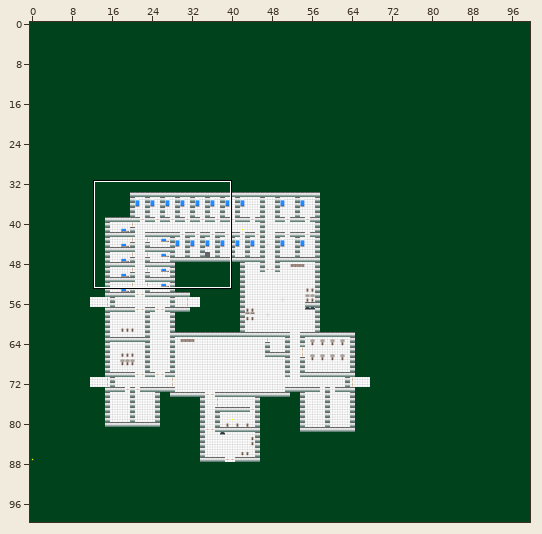
One commit to this Tiled map: ALPHA TEX/world5beta2.tmx. Above, an overview of the earlier version with the close-up marked.
Close-up. As it was:
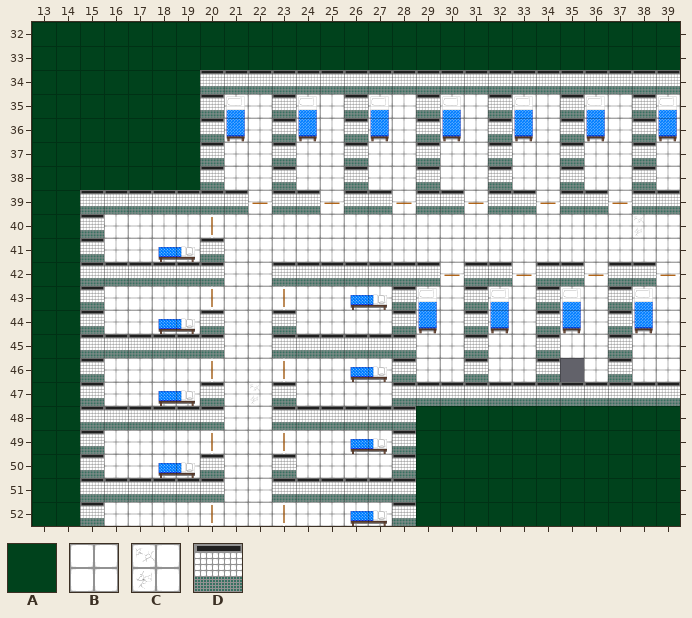
Cells are 64x64 px. Shown: x 13..39, y 32..52. The commit also changed other parts of the map, which this record leaves out.
Key: from "alpha_sprite_sheet": A 8; from "floor_wall_sheet": B 0, C 2, D 5.
_ is an empty cell, # one hidden under a higher layer.
Layers that did not change in this view are not listed.
Layer "Tile Layer 2 - Golv" before, first column x 13:
32 AAAAAAAAAAAAAAAAAAAAAAAAAAA
33 AAAAAAAAAAAAAAAAAAAAAAAAAAA
34 AAAAAAA____________________
35 AAAAAAA_BB_BB_BB_BB_BB_BB_B
36 AAAAAAA_BB_BB_BB_BB_BB_BB_B
37 AAAAAAA_BB_BB_BB_BB_BB_BB_B
38 AAAAAAA_BB_BB_BB_BB_BB_BB_B
39 AA_______B__B__B__B##B__B__
40 AA_BBBBBBBBBBBBBBBBBBBBBBCB
41 AA_BBBB_BBBBBBBBBBBBBBBBBBB
42 AA______BB_______B__B__B__B
43 AA_BBBBBBBBBBBB_BB_BB_BB_BB
44 AA_BBBB_BB_BBBB_BB_BB_BB_BB
45 AA______BB______BB_BB_BB_BB
46 AA_BBBBBBBBBBBB_BB_BB__B_BB
47 AA_BBBB_BC_BBBB____________
48 AA______BB______AAAAAAAAAAA
49 AA_BBBBBBBBBBBB_AAAAAAAAAAA
50 AA_BBBB_BB_BBBB_AAAAAAAAAAA
51 AA______BB______AAAAAAAAAAA
52 AA_BBBBBBBBBBBB_AAAAAAAAAAA
Layer "väggar" before, first column x 13:
32 ___________________________
33 ___________________________
34 _______DDDDDDDDDDDDDDDDDDDD
35 _______D__D__D__D__D__D__D_
36 _______D__D__D__D__D__D__D_
37 _______D__D__D__D__D__D__D_
38 _______D__D__D__D__D__D__D_
39 __DDDDDDD_DD_DD_DD_DD_DD_DD
40 __D________________________
41 __D____D___________________
42 __DDDDDD__DDDDDDD_DD_DD_DD_
43 __D____________D__D__D__D__
44 __D____D__D____D__D__D__D__
45 __DDDDDD__DDDDDD__D__D__D__
46 __D____________D__D__D__D__
47 __D____D__D____DDDDDDDDDDDD
48 __DDDDDD__DDDDDD___________
49 __D____________D___________
50 __D____D__D____D___________
51 __DDDDDD__DDDDDD___________
52 __D____________D___________
The same view after the edit:
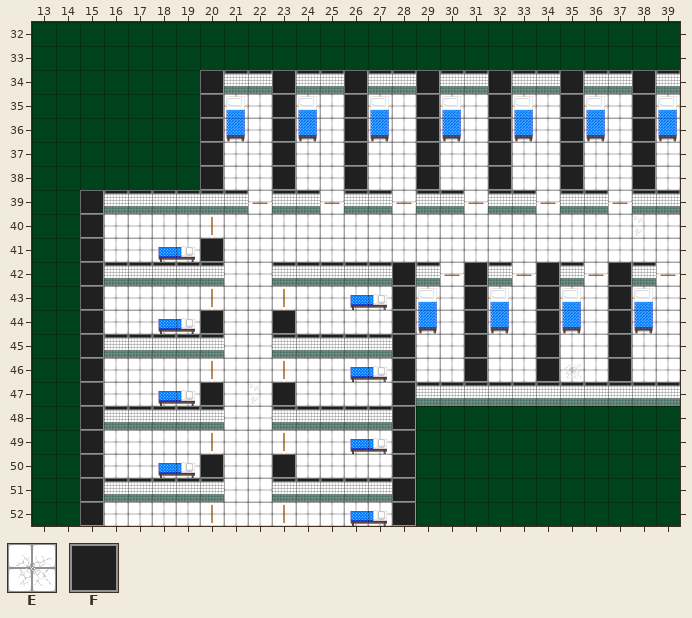
Further tiles: from "floor_wall_sheet": E 4, F 6.
Difference:
Layer "Tile Layer 2 - Golv":
Tile E now appears in row 46 at x 35.
Layer "väggar":
The author changed tile D to tile F in rows 34 to 38 at x 20, 23, 26, 29, 32, 35 and 38; in rows 39 to 40 at x 15; in row 41 at x 15 and 20; in rows 42 to 43 at x 15, 28, 31, 34 and 37; in row 44 at x 15, 20, 23, 28, 31, 34 and 37; in rows 45 to 46 at x 15, 28, 31, 34 and 37.
The author changed tile D to tile F in row 47 at x 15, 20, 23 and 28; in rows 48 to 49 at x 15 and 28; in row 50 at x 15, 20, 23 and 28; in rows 51 to 52 at x 15 and 28.
